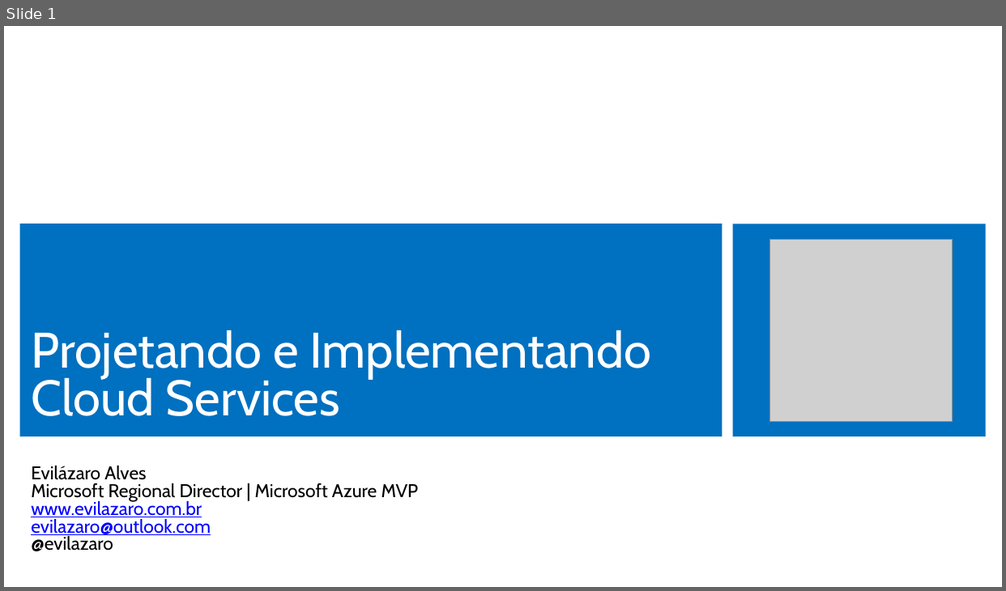
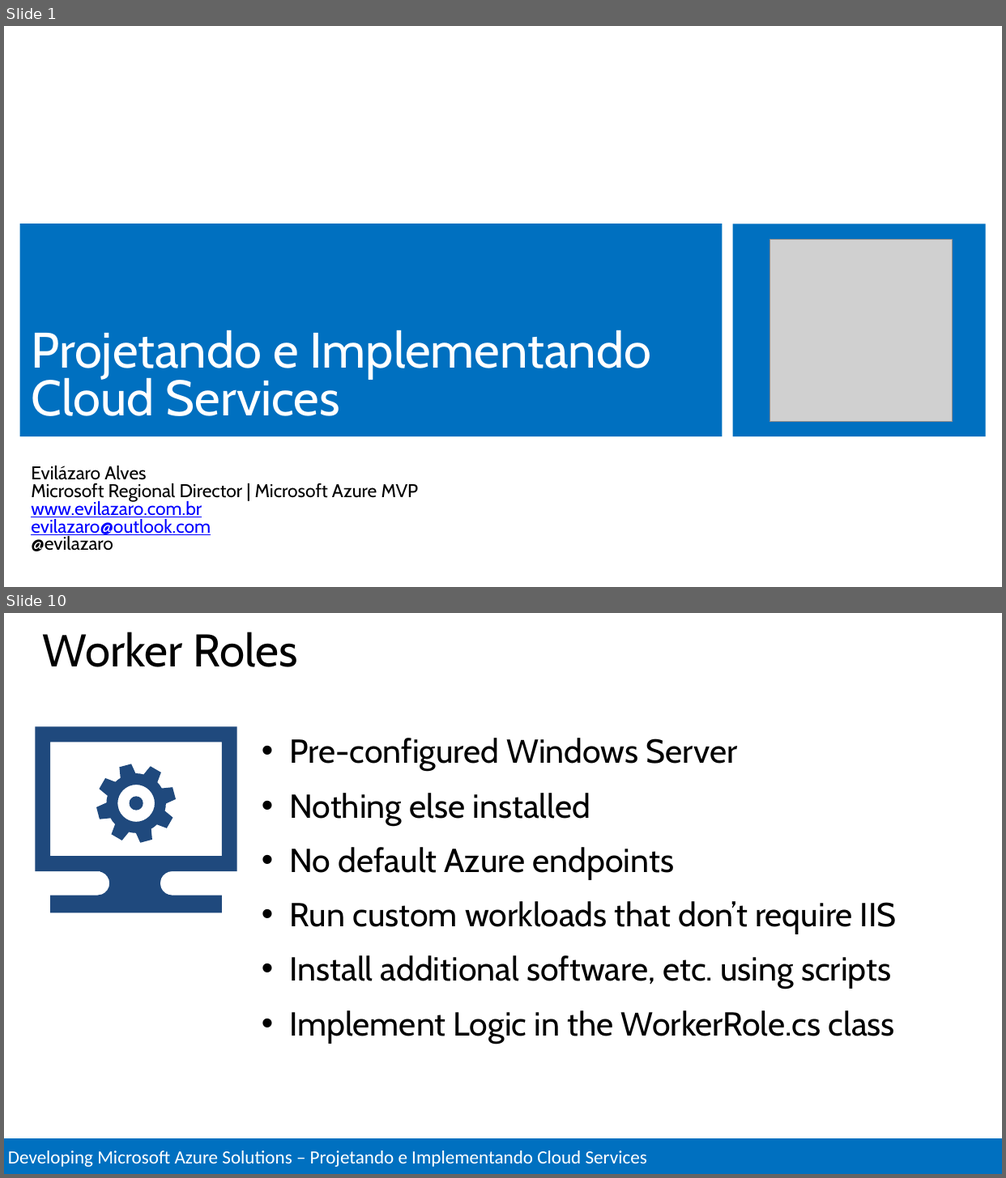
Before and after one commit to Evilazaro/MCSDAzureTraining, a slide deck: Design and Implement Cloud Services/Design and Implement Cloud Services.pptx. Shown one above the other, each under a label of ours: slide 1 before the commit, slides 1 and 10 after it; the slides between them are not shown. The pictures are 1006x591 and 1006x1178 pixels, drawn with LibreOffice and Linux fonts; fonts in the diff are those of the drawing; grey boxes stand for pictures. Boxes give left, top, right and bottom in pixels: in the first picture for what was removed or moved away, otherwise in the second. Text is boxed around its words. In the diff, an @@ line names an element or a change of style, - is before the commit and + after.

```diff
--- a/Design and Implement Cloud Services/Design and Implement Cloud Services.pptx
+++ b/Design and Implement Cloud Services/Design and Implement Cloud Services.pptx
@@ slide 10 added at [4, 613, 1002, 1174], background #FFFFFF @@
@@ title added at [43, 632, 297, 667], 44 pt, text #000000 @@
+Worker Roles
@@ freeform shape added at [35, 726, 236, 914], fill #1F497D @@
@@ text added at [289, 738, 897, 1044], 32 pt, text #000000 @@
+• Pre-configured Windows Server
+• Nothing else installed
+• No default Azure endpoints
+• Run custom workloads that don’t require IIS
+• Install additional software, etc. using scripts
+• Implement Logic in the WorkerRole.cs class
@@ freeform shape added at [96, 764, 176, 843], fill #1F497D @@
@@ rectangle added at [4, 1138, 1002, 1174], fill #0070C0, outline #FFFFFF 2 pt, 18 pt, text #FFFFFF @@
+Developing Microsoft Azure Solutions – Projetando e Implementando Cloud Services
```
Also in this commit, not shown: 51 other slides added, 2 slides removed, 1 other file.
